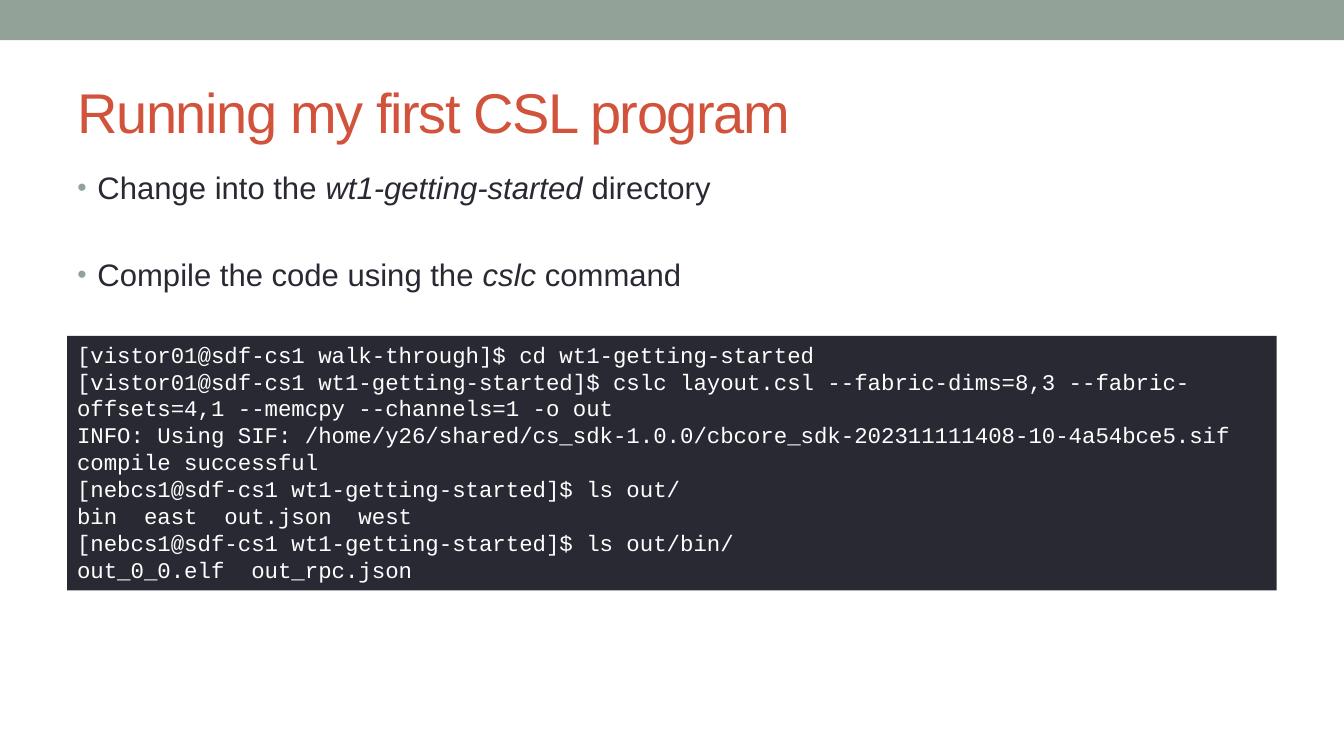
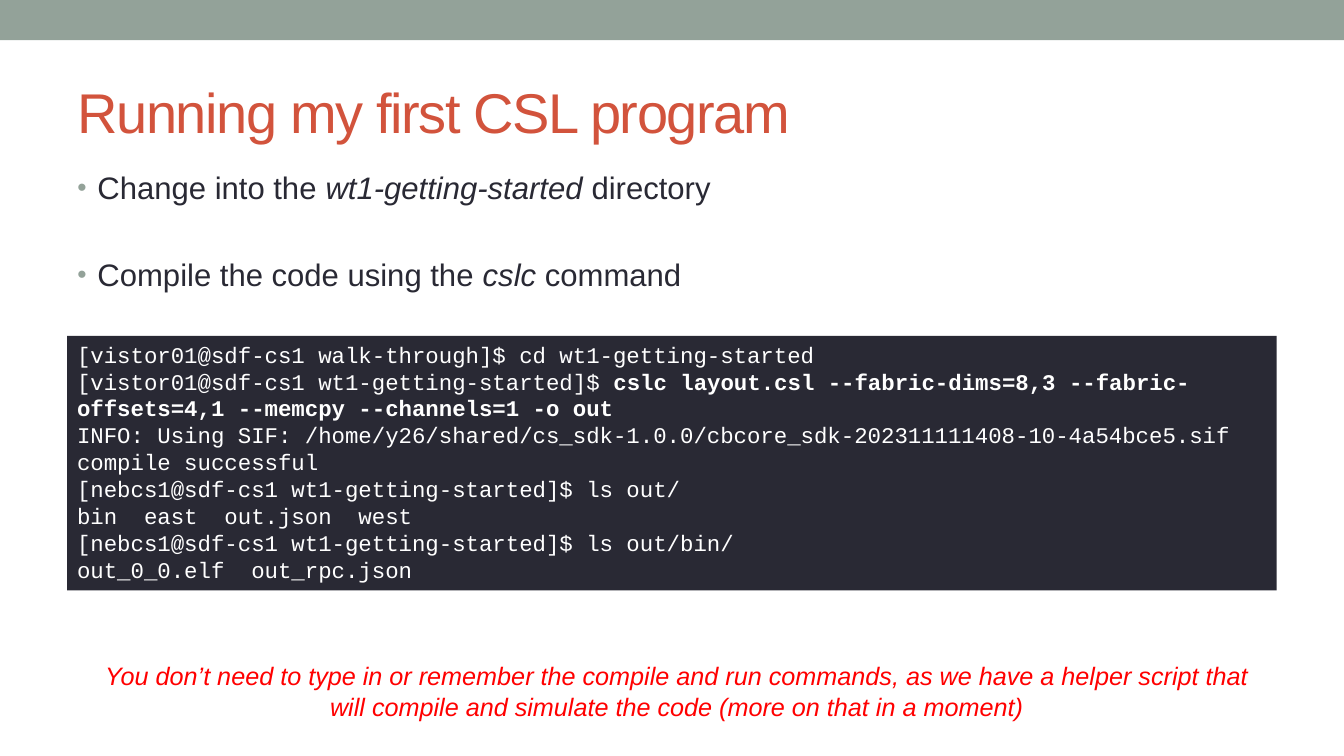
Before and after one commit to EPCCed/cs2-sdk-training, a slide deck: slide 9 of lectures/powerpoints/SDK-walkthrough-part-one.pptx (slide 8 before the commit). Drawn at 1344x756 pixels with LibreOffice and Linux fonts; fonts in the diff are those of the drawing. Boxes give left, top, right and bottom in pixels: in the first picture for what was removed or moved away, otherwise in the second. Text is boxed around its words. In the diff, an @@ line names an element or a change of style, - is before the commit and + after.

```diff
--- a/lectures/powerpoints/SDK-walkthrough-part-one.pptx
+++ b/lectures/powerpoints/SDK-walkthrough-part-one.pptx
@@ text in rectangle at [77,373,1190,421]: bold on in "cslc layout.csl --fabric-dims=8,3 --fabric-offsets=4,1 --mem ..." @@
@@ text added at [105,666,1248,721], 18 pt, text #FF0000, italic @@
+You don’t need to type in or remember the compile and run commands, as we have a helper script that will compile and simulate the code (more on that in a moment)
```
Also in this commit, not shown: 12 other slides changed, 2 slides added, 4 other files.
